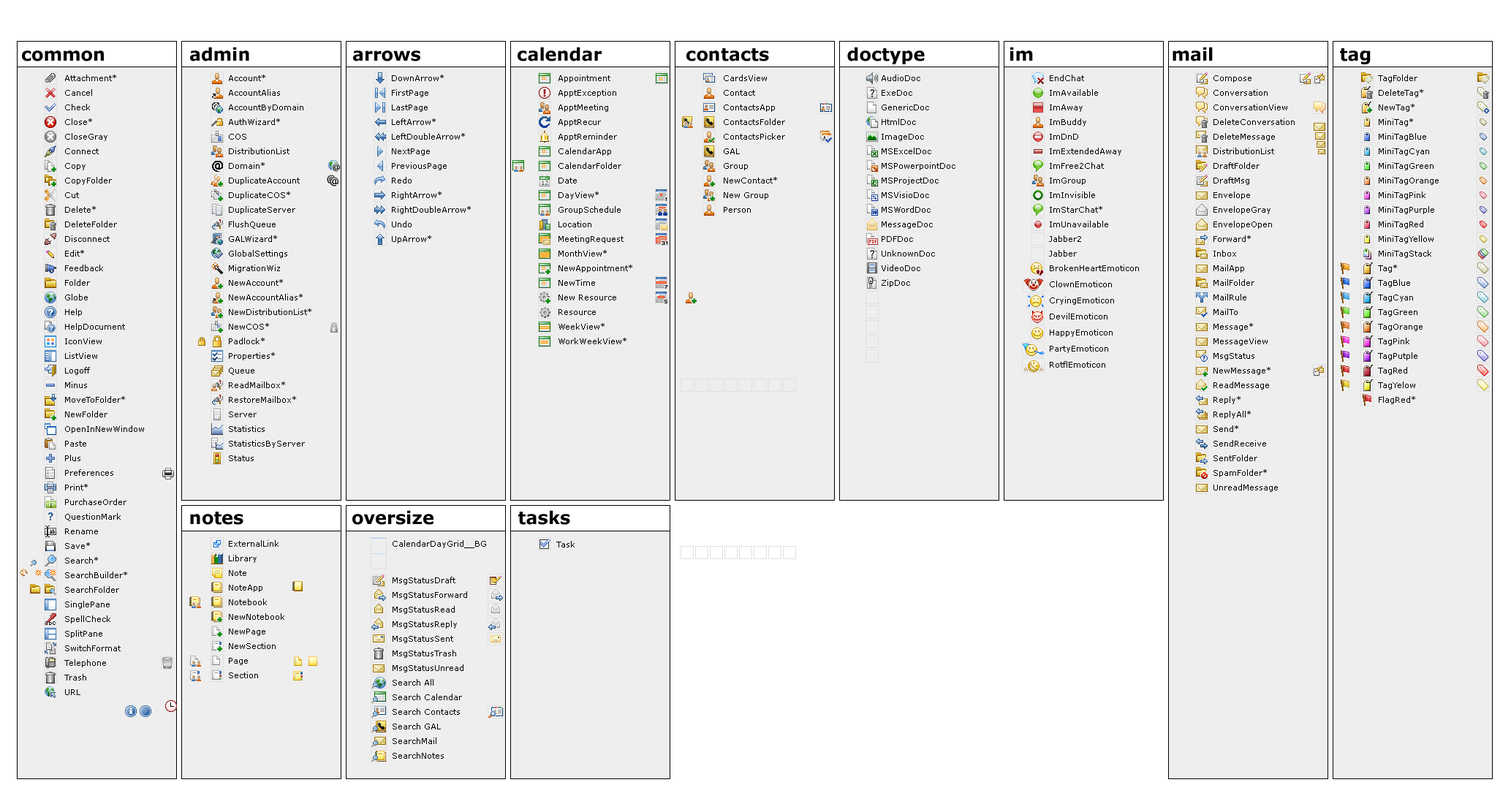
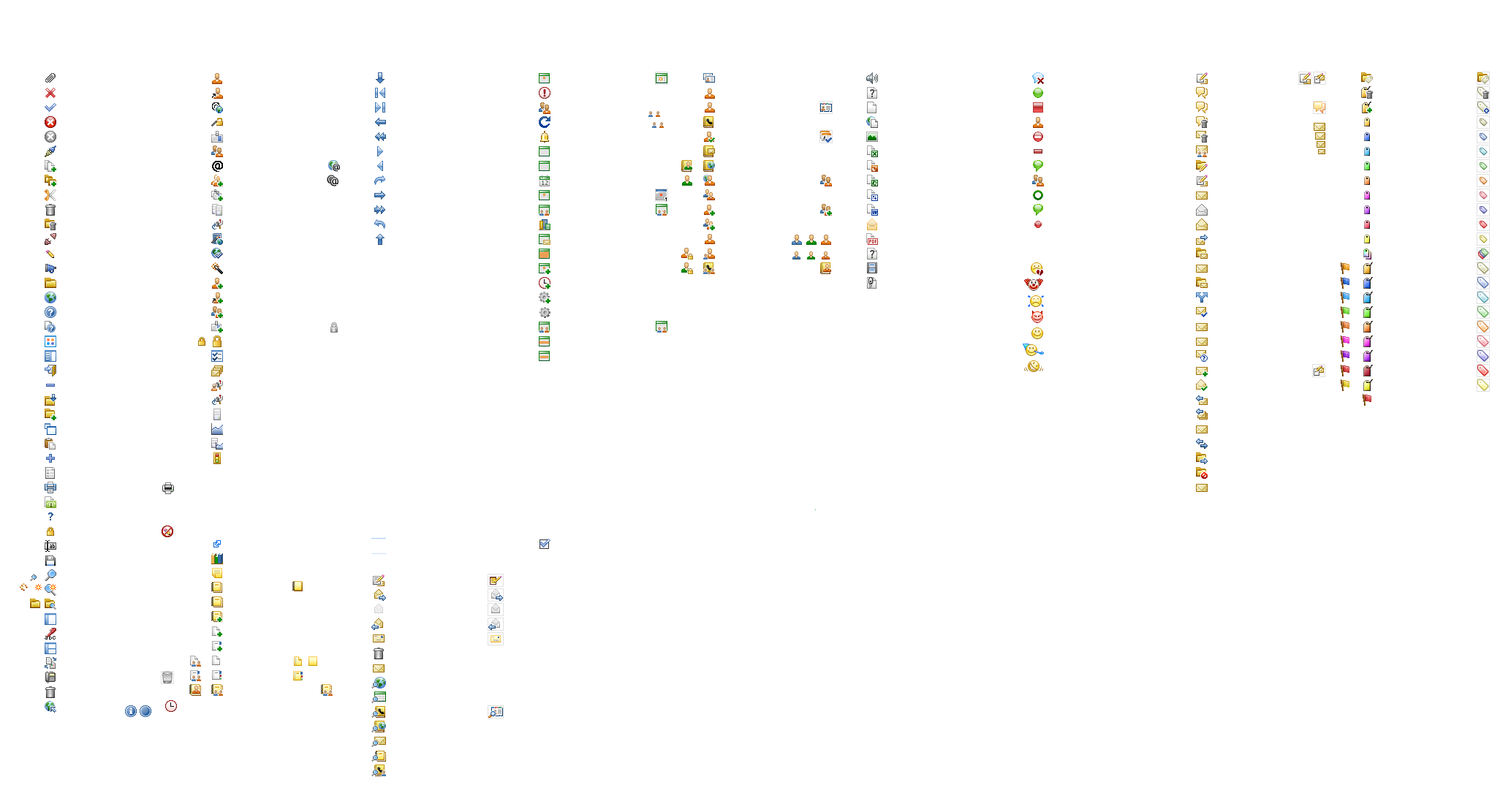
Layered file, before and after one edit (w=1511, h=804). Changes by layer:
painted on "icons" over left=19, top=73, right=833, bottom=777
hid group "bg" (1st of 2) (17 layers) over left=16, top=40, right=1494, bottom=780
painted on "boxes" over left=210, top=115, right=716, bottom=778
painted on "common names" over left=64, top=527, right=128, bottom=710
painted on "calendar names" over left=558, top=323, right=652, bottom=359
painted on "contacts names" over left=723, top=147, right=816, bottom=272
painted on "notes names" over left=228, top=686, right=297, bottom=694
painted on "oversize names" over left=392, top=693, right=487, bottom=774
painted on "bg" (2nd of 2, in "bg") over left=17, top=67, right=1493, bottom=779
